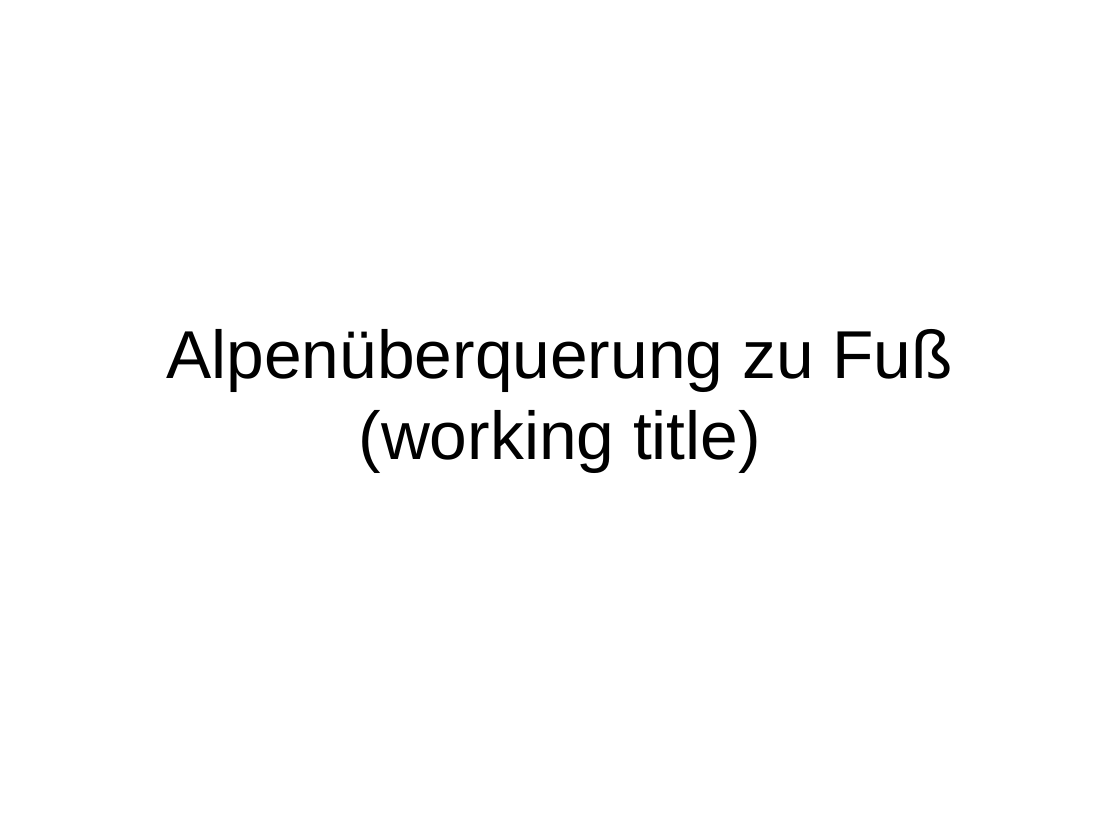
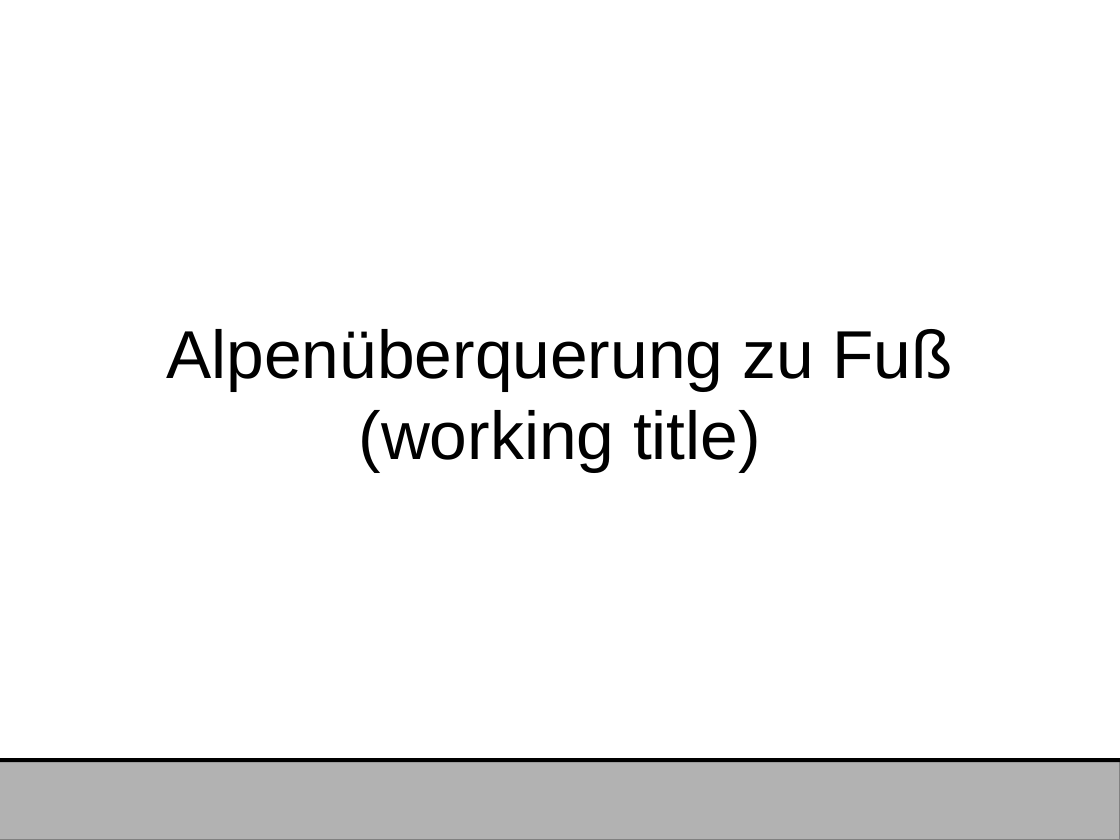
Before and after one commit to dawgermany/Praesentation-Alpen, a slide deck: slide 1 of PRÄSENTATION.odp. Drawn at 1120x840 pixels with LibreOffice and Linux fonts; fonts in the diff are those of the drawing. Boxes give left, top, right and bottom in pixels: in the first picture for what was removed or moved away, otherwise in the second. Text is boxed around its words. In the diff, an @@ line names an element or a change of style, - is before the commit and + after.

```diff
--- a/PRÄSENTATION.odp
+++ b/PRÄSENTATION.odp
@@ rectangle added at box(0, 760, 1120, 840), fill #B2B2B2, outline #808080 0 pt @@
@@ line added from (0, 760) to (1120, 760), #000000 2.83 pt @@
```
Also in this commit, not shown: 1 other file.
